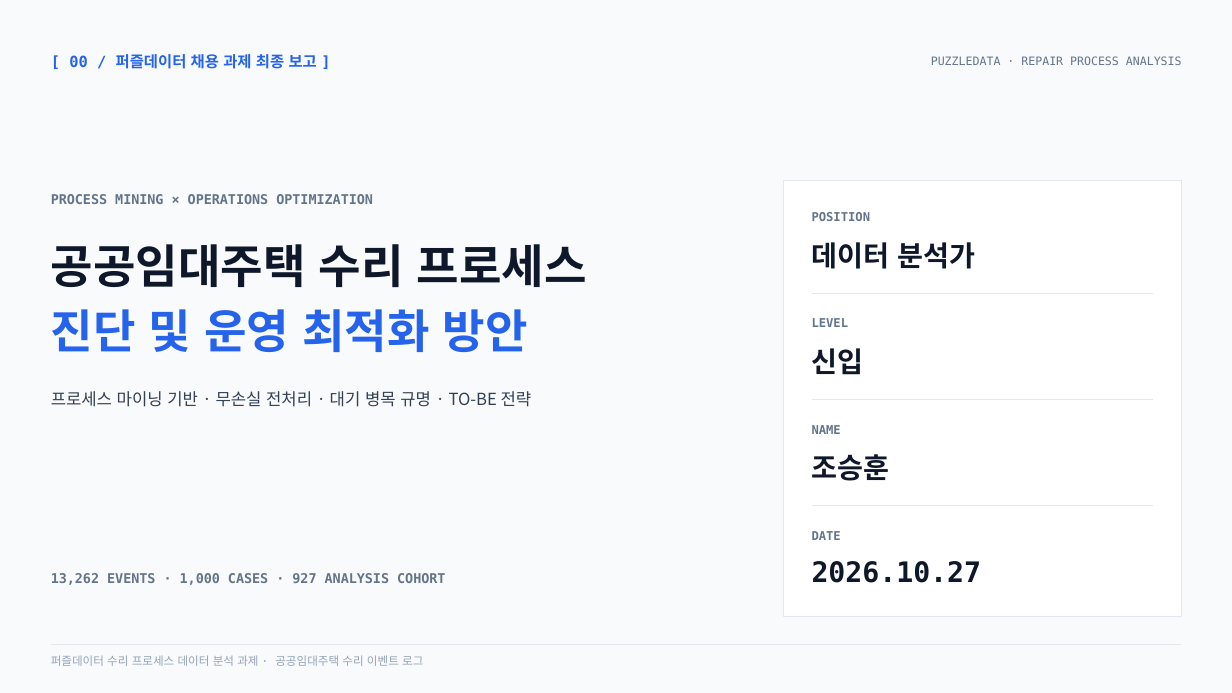
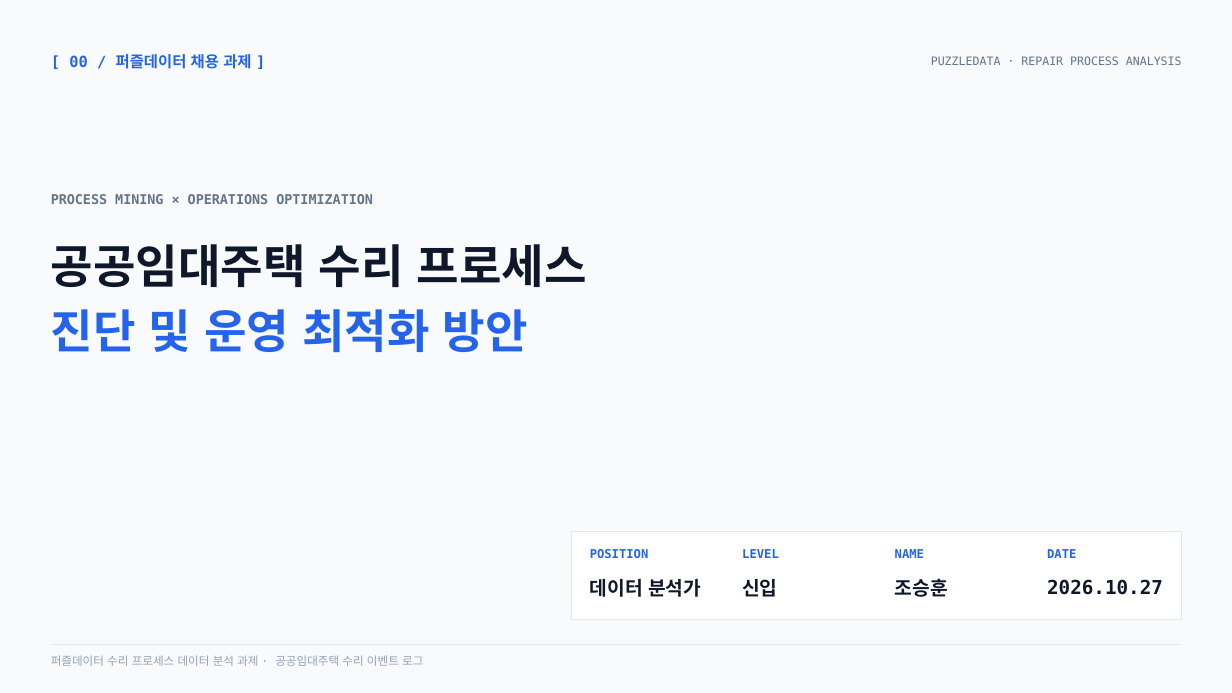
Before and after one commit to nus1245/puzzle_data, a slide deck: slide 1 of outputs/pptx/puzzledata_repair_report.pptx. Drawn at 1232x693 pixels with LibreOffice and Linux fonts; fonts in the diff are those of the drawing. Boxes give left, top, right and bottom in pixels: in the first picture for what was removed or moved away, otherwise in the second. Text is boxed around its words. In the diff, an @@ line names an element or a change of style, - is before the commit and + after.

```diff
--- a/outputs/pptx/puzzledata_repair_report.pptx
+++ b/outputs/pptx/puzzledata_repair_report.pptx
@@ text at (69,54,251,69): text changed @@
-[ 00 / 퍼즐데이터 채용 과제 최종 보고 ]
+[ 00 / 퍼즐데이터 채용 과제 ]
@@ rectangle removed at (784,180,1181,616) @@
@@ line removed from (811, 293) to (1153, 293) @@
@@ text removed at (51,391,532,407) @@
-프로세스 마이닝 기반 · 무손실 전처리 · 대기 병목 규명 · TO-BE 전략
@@ line removed from (811, 399) to (1153, 399) @@
@@ line removed from (811, 506) to (1153, 506) @@
@@ rectangle added at (571,531,1181,619), fill #FFFFFF, outline #E2E8F0 0.75 pt @@
@@ text "POSITION": place and size @@
-text "POSITION" at (812,212,871,221)
+text "POSITION" at (590,549,649,558)
@@ text colour #64748B to #2563EB in 4 elements at (1047,549,1076,558), (895,549,924,558), (590,549,649,558), (742,549,779,558) @@
@@ text "LEVEL": place and size @@
-text "LEVEL" at (812,318,849,327)
+text "LEVEL" at (742,549,779,558)
@@ text "NAME": place and size @@
-text "NAME" at (812,425,841,434)
+text "NAME" at (895,549,924,558)
@@ text "DATE": place and size @@
-text "DATE" at (812,531,841,540)
+text "DATE" at (1047,549,1076,558)
@@ text removed at (51,573,445,585) @@
-13,262 EVENTS · 1,000 CASES · 927 ANALYSIS COHORT
@@ text "데이터 분석가": place and size @@
-text "데이터 분석가" at (812,242,975,269)
+text "데이터 분석가" at (590,579,701,597)
@@ size 22 to 15 pt; line spacing 30.8pt to 21pt in 3 elements at (895,578,948,597), (590,579,701,597), (742,579,777,597) @@
@@ text "신입": place and size @@
-text "신입" at (812,348,864,375)
+text "신입" at (742,579,777,597)
@@ text "조승훈": place and size @@
-text "조승훈" at (812,454,890,481)
+text "조승훈" at (895,578,948,597)
@@ text "2026.10.27": place and size @@
-text "2026.10.27" at (812,561,982,583)
+text "2026.10.27" at (1047,579,1163,595)
@@ text "2026.10.27" at (1047,579,1163,595): size 22 to 15 pt; line spacing 29pt to 19.8pt @@
```
Also in this commit, not shown: 3 other files.
